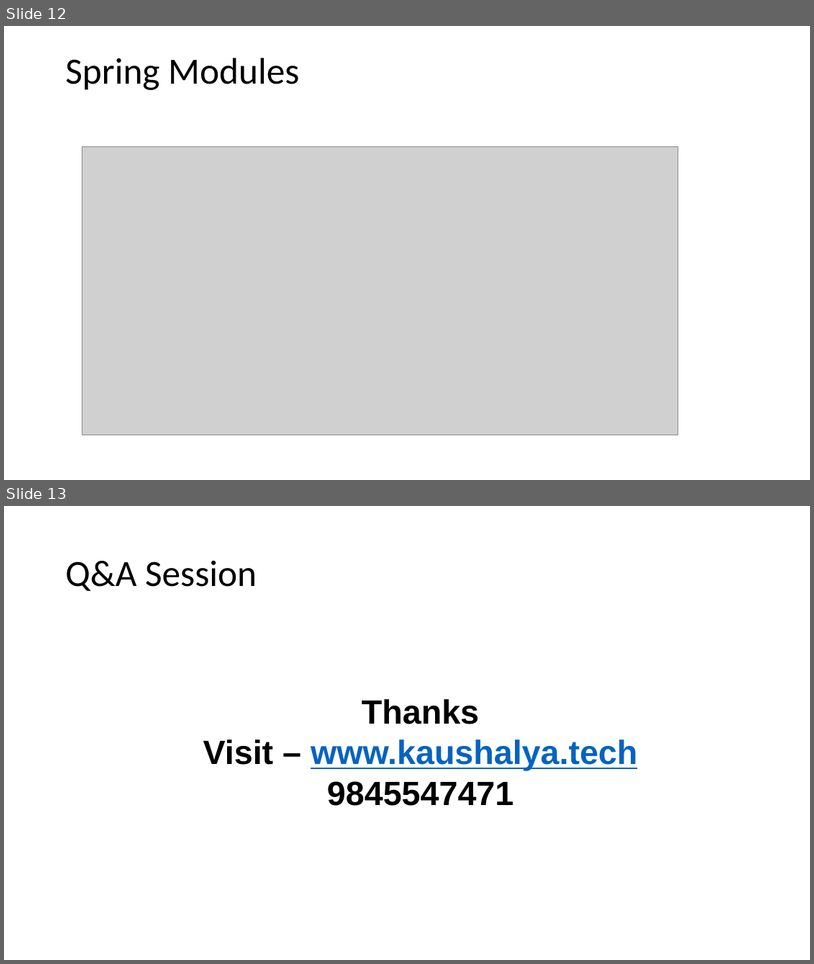
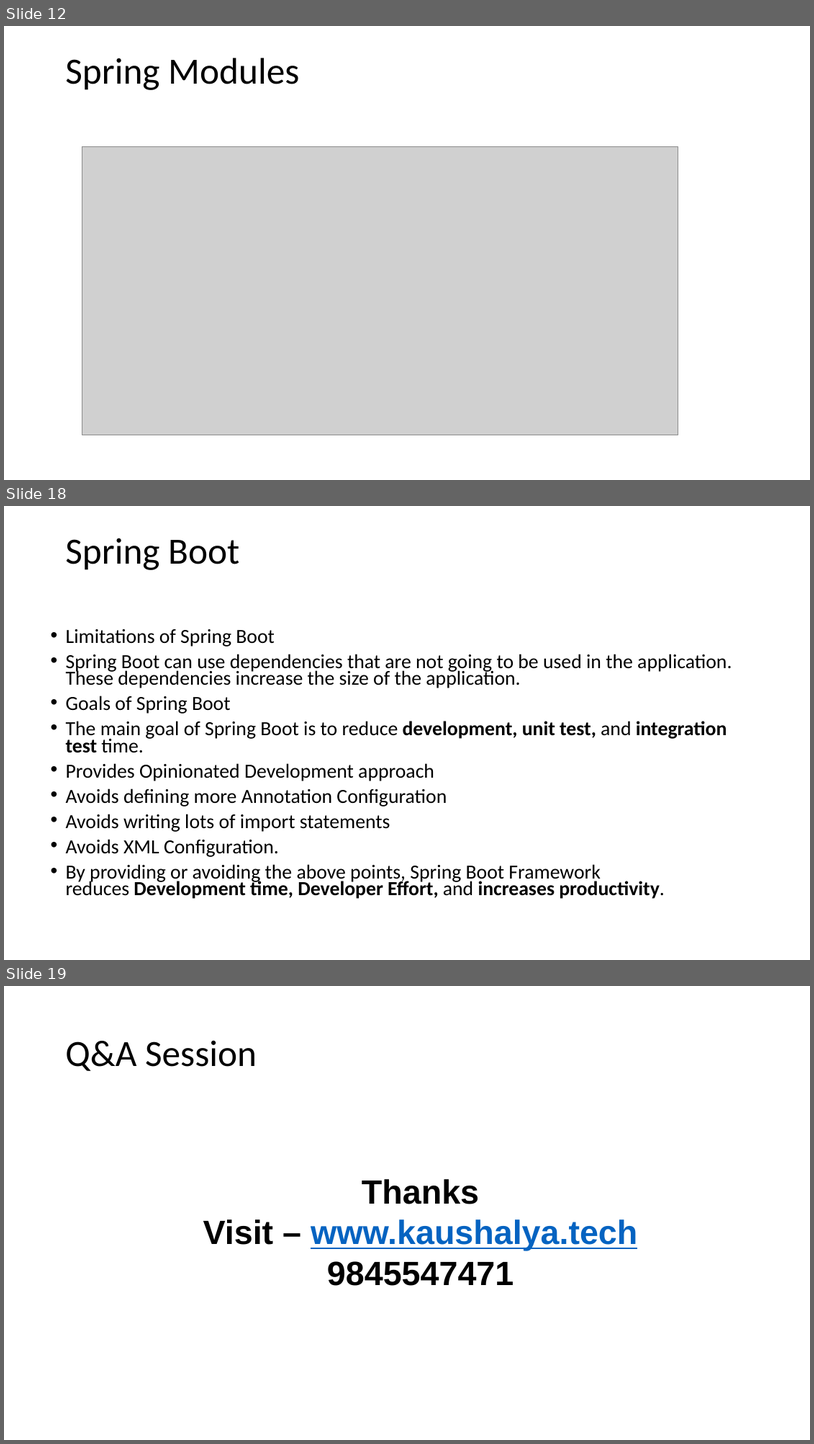
Before and after one commit to raghuprasadks/acharyafullstackfdp, a slide deck: day2/Spring.pptx. Shown one above the other, each under a label of ours: slides 12 and 13 before the commit, slides 12, 18 and 19 after it; the slides between them are not shown. The pictures are 814x964 and 814x1444 pixels, drawn with LibreOffice and Linux fonts; fonts in the diff are those of the drawing; grey boxes stand for pictures. Boxes give left, top, right and bottom in pixels: in the first picture for what was removed or moved away, otherwise in the second. Text is boxed around its words. In the diff, an @@ line names an element or a change of style, - is before the commit and + after.

```diff
--- a/day2/Spring.pptx
+++ b/day2/Spring.pptx
@@ slide 18 added at bbox=[4, 506, 810, 960], background #FFFFFF @@
@@ title added at bbox=[65, 538, 239, 570], 44 pt, text #000000 @@
+Spring Boot
@@ text added at bbox=[66, 629, 732, 898], 23.8 pt, text #000000 @@
+• Limitations of Spring Boot
+• Spring Boot can use dependencies that are not going to be used in the application. These dependencies increase the size of the application.
+• Goals of Spring Boot
+• The main goal of Spring Boot is to reduce development, unit test, and integration test time.
+• Provides Opinionated Development approach
+• Avoids defining more Annotation Configuration
+• Avoids writing lots of import statements
+• Avoids XML Configuration.
+• By providing or avoiding the above points, Spring Boot Framework reduces Development time, Developer Effort, and increases productivity.
@@ what was slide 13 is now slide 19 @@
```
Also in this commit, not shown: 3 slides changed, 5 other slides added, 6 other files.
